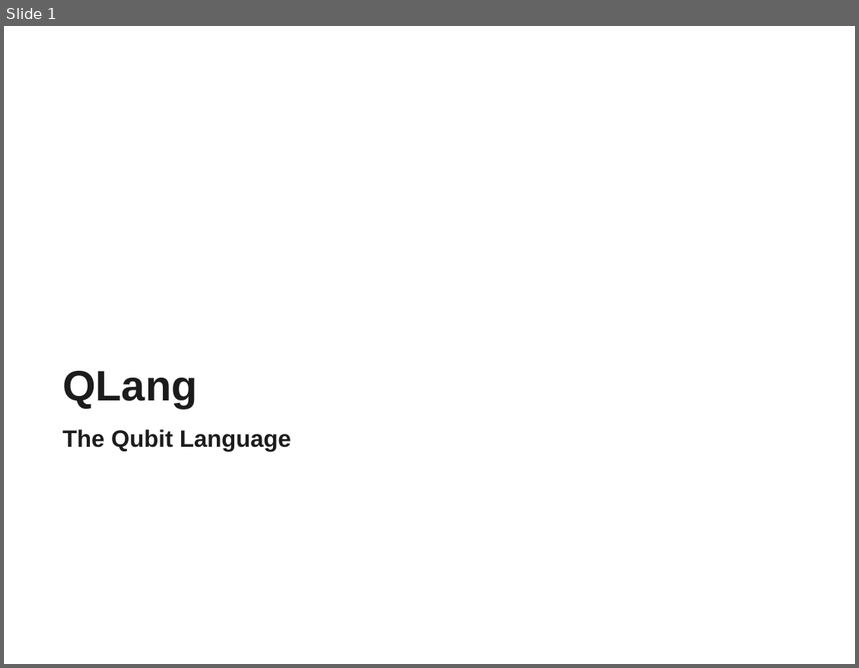
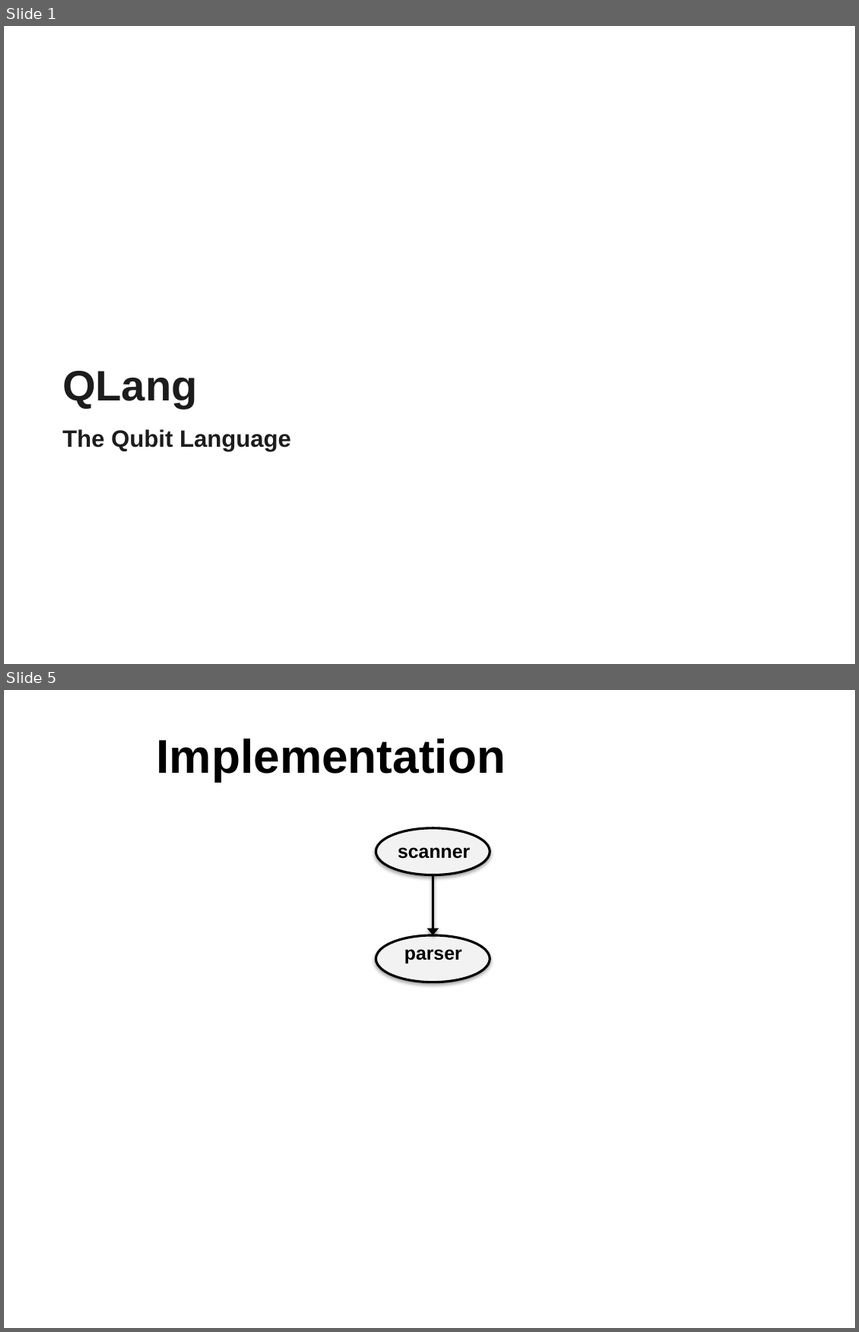
Before and after one commit to sdk21/PLT, a slide deck: Demo/Qlang.pptx. Shown one above the other, each under a label of ours: slide 1 before the commit, slides 1 and 5 after it; the slides between them are not shown. The pictures are 859x668 and 859x1332 pixels, drawn with LibreOffice and Linux fonts; fonts in the diff are those of the drawing; background and template pictures are left out. Boxes give left, top, right and bottom in pixels: in the first picture for what was removed or moved away, otherwise in the second. Text is boxed around its words. In the diff, an @@ line names an element or a change of style, - is before the commit and + after.

```diff
--- a/Demo/Qlang.pptx
+++ b/Demo/Qlang.pptx
@@ slide 5 added at <box>4,690,855,1328</box>, background picture (left out) @@
@@ title added at <box>157,739,506,781</box>, 40 pt, text #000000, bold @@
+Implementation
@@ ellipse added at <box>376,828,490,875</box>, fill #F2F2F2, outline #000000 2 pt @@
@@ text added at <box>398,847,470,859</box>, 16 pt, text #000000, bold @@
+scanner
@@ arrow added from (433, 875) to (433, 935), #000000 2 pt @@
@@ ellipse added at <box>376,935,490,982</box>, fill #F2F2F2, outline #000000 2 pt @@
@@ text added at <box>405,949,462,964</box>, 16 pt, text #000000, bold @@
+parser
```
Also in this commit, not shown: 4 slides changed, 4 slides removed.
